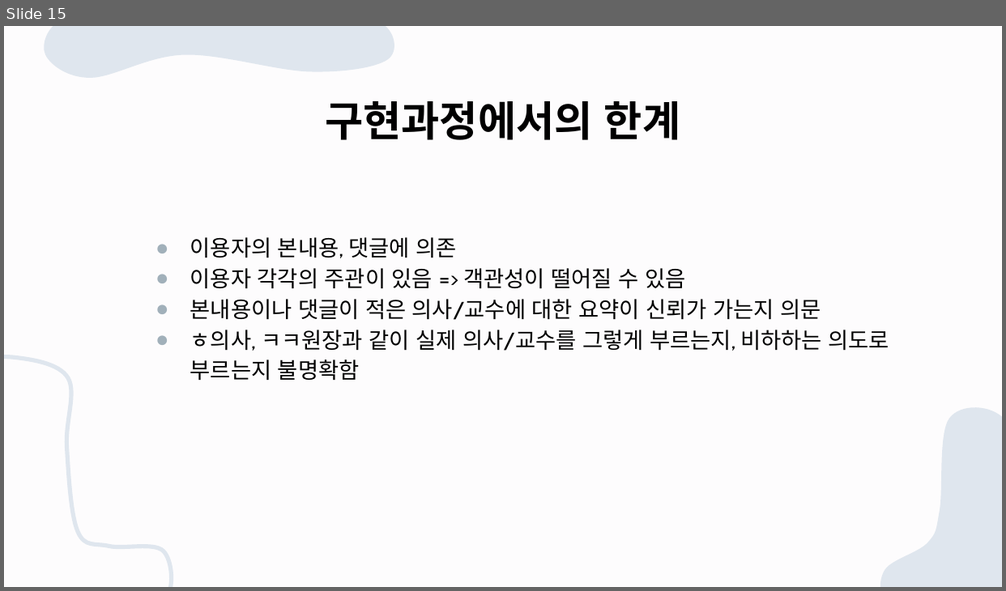
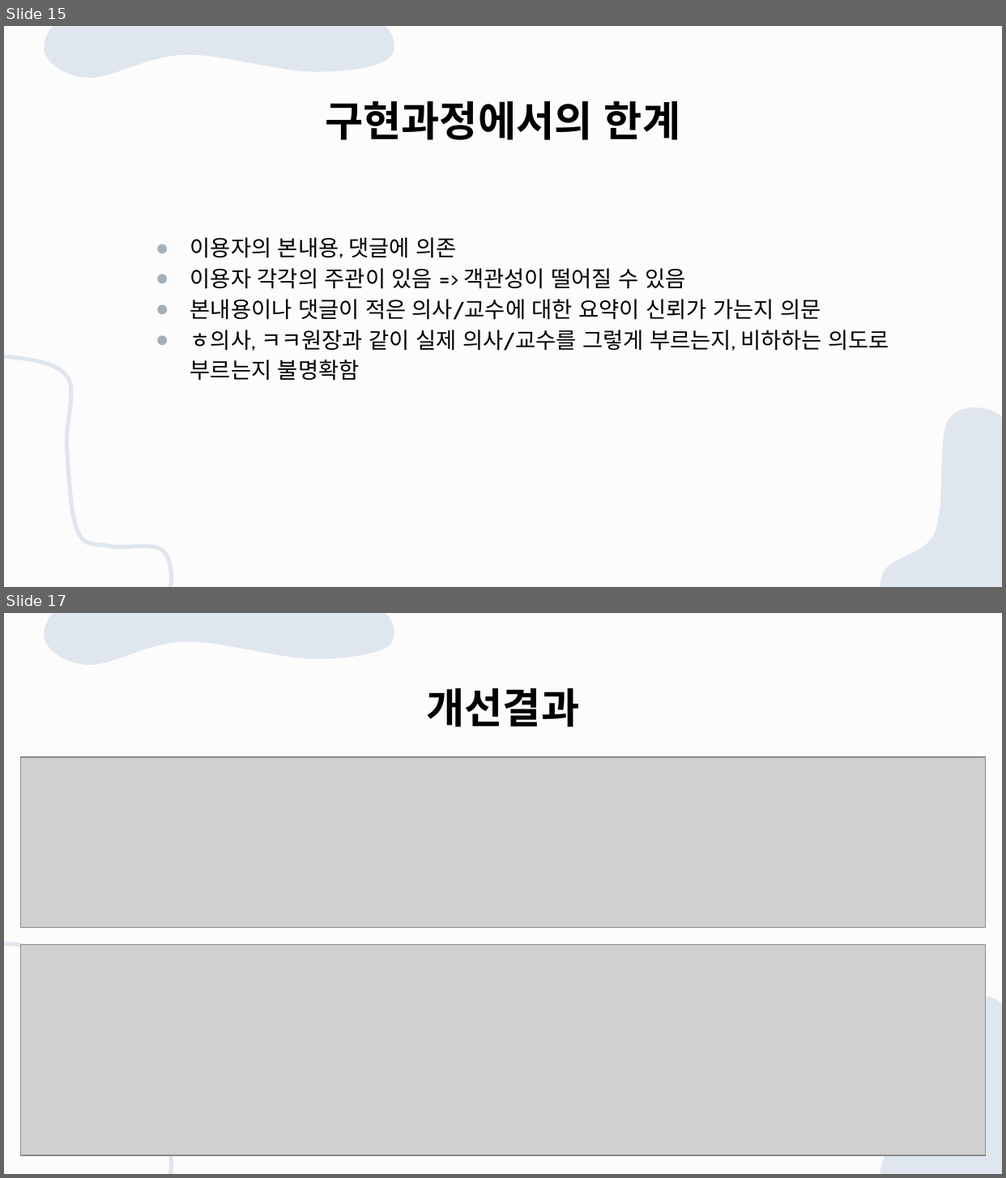
Before and after one commit to chopin0807/doctor_chatGPT_rag, a slide deck: ChatGPT rag구현.pptx. Shown one above the other, each under a label of ours: slide 15 before the commit, slides 15 and 17 after it; the slides between them are not shown. The pictures are 1006x591 and 1006x1178 pixels, drawn with LibreOffice and Linux fonts; fonts in the diff are those of the drawing; grey boxes stand for pictures. Boxes give left, top, right and bottom in pixels: in the first picture for what was removed or moved away, otherwise in the second. Text is boxed around its words. In the diff, an @@ line names an element or a change of style, - is before the commit and + after.

Commit message:
개선 작업 내용 및 결과에 대한 내용 추가

```diff
--- a/ChatGPT rag구현.pptx
+++ b/ChatGPT rag구현.pptx
@@ slide 17 added at box(4, 613, 1002, 1174), background #FDFCFD; not listed: 3 template elements that a slide beside it also shows @@
@@ title added at box(427, 688, 580, 727), 30 pt, text #000000, bold @@
+개선결과
@@ picture added at box(21, 758, 986, 928) @@
@@ picture added at box(21, 944, 986, 1156) @@
```
Also in this commit, not shown: 2 other slides added.
